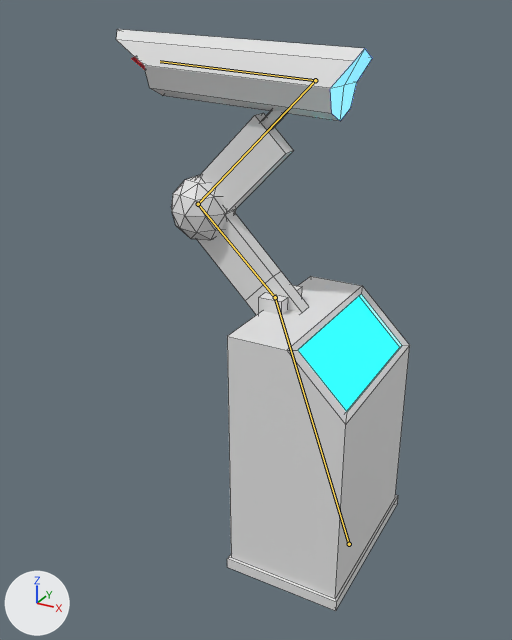
Renders of the FBX model Content/blend/Sunken city/Objects and machines/Mining laser rigged.fbx from each side of a commit.
Camera for both pictures: a camera (50 mm lens) standing at (4.15, -9.96, 9.11) and looking at (-1.37, 0.07, 4.09). The lights are fixed; the arrows at lower left show +X, +Y and +Z. The picture after the commit comes second. The bones that change, and the others that lie on the model, are drawn over the model as lines. Mesh edges are drawn as thin lines.
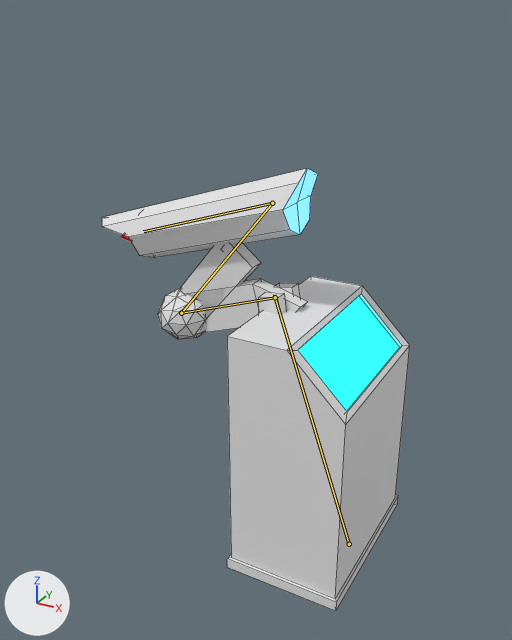
The newer file adds an action. The first version stands in its rest pose; the second is drawn at frame 1 of the action 'Action'.

Pixel boxes [x1, y1, x2, y2] of what changed, in the pictures (512 x 640 px):
'Plane', posed (16% narrower)
    before: [116, 29, 372, 121]
    after: [102, 169, 318, 258]
'Cube.003', posed (14% narrower, 27% shorter)
    before: [197, 113, 294, 213]
    after: [178, 244, 261, 317]
'Cube.002', posed
    before: [197, 213, 309, 315]
    after: [188, 279, 307, 333]
'Icosphere', posed
    before: [171, 175, 236, 240]
    after: [158, 288, 206, 340]
'Cube.001', posed
    before: [259, 285, 302, 315]
    after: [259, 283, 300, 315]
'Cube.004', posed (mostly hidden afterwards)
    before: [261, 110, 288, 129]
    after: [233, 243, 239, 247]
'Cone', posed (mostly hidden)
    before: [132, 57, 144, 69]
    after: [121, 235, 130, 241]
bone 'Bone.002', root to tip
    before: (275, 297) to (198, 204)
    after: (275, 297) to (181, 313)
bone 'Bone.003', root to tip
    before: (198, 204) to (315, 80)
    after: (181, 313) to (272, 203)
bone 'Bone.004', root to tip
    before: (315, 80) to (160, 61)
    after: (272, 203) to (143, 231)

What changed in the scene script:
```text
Change bone_bone_002:
    where bone_bone_002 = bpy.data.objects['Armature'].pose.bones['Bone.002']  # child of 'Bone.001'
    bone_bone_002.rotation_quaternion: (1.0, 0.0, 0.0, 0.0) -> (0.853, 0.0, 0.0, 0.522)  # degrees (0, 0, 0) -> degrees (0, 0, 63)
Change bone_bone_003:
    where bone_bone_003 = bpy.data.objects['Armature'].pose.bones['Bone.003']  # child of 'Bone.002'
    bone_bone_003.rotation_quaternion: (1.0, 0.0, 0.0, 0.0) -> (0.88, 0.0, 0.0, -0.476)  # degrees (0, 0, 0) -> degrees (0, 0, -57)
Change bone_bone_004:
    where bone_bone_004 = bpy.data.objects['Armature'].pose.bones['Bone.004']  # child of 'Bone.003'
    bone_bone_004.rotation_quaternion: (1.0, 0.0, 0.0, 0.0) -> (0.991, 0.0, 0.0, 0.134)  # degrees (0, 0, 0) -> degrees (0, 0, 15)
```
